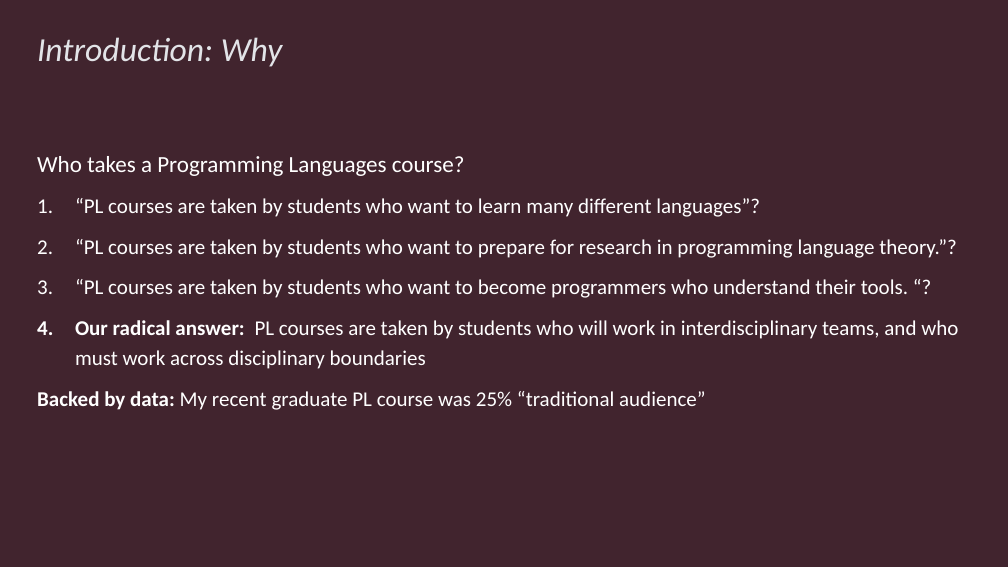
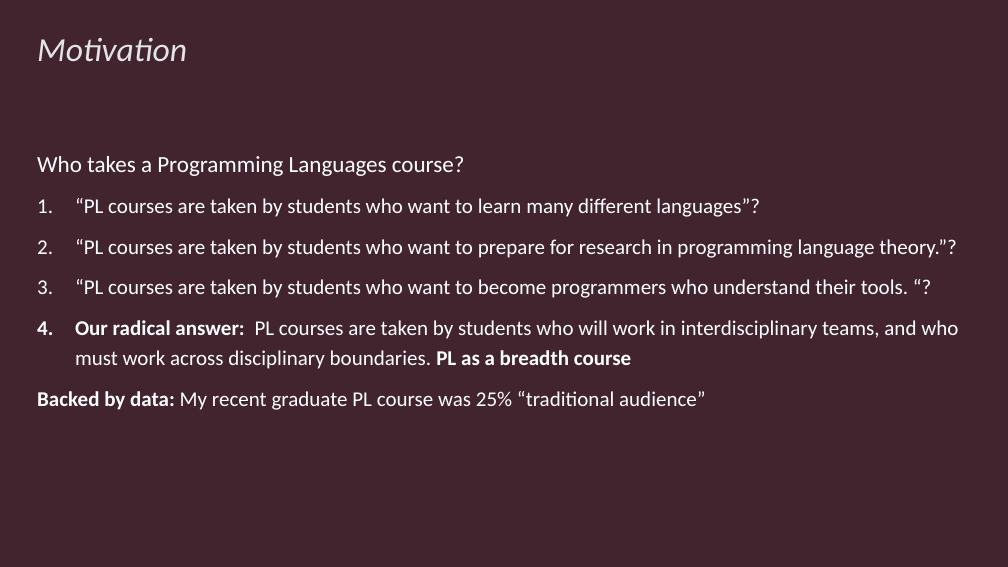
Before and after one commit to rbohrer/pl-course, a slide deck: slide 5 of LectureSlides/SPLASHE23.pptx (slide 6 before the commit). Drawn at 1008x567 pixels with LibreOffice and Linux fonts; fonts in the diff are those of the drawing. Boxes give left, top, right and bottom in pixels: in the first picture for what was removed or moved away, otherwise in the second. Text is boxed around its words. In the diff, an @@ line names an element or a change of style, - is before the commit and + after.

```diff
--- a/LectureSlides/SPLASHE23.pptx
+++ b/LectureSlides/SPLASHE23.pptx
@@ title at box(37, 38, 187, 62): text changed @@
-Introduction: Why
+Motivation
@@ text at box(75, 320, 958, 369): text changed @@
-4. Our radical answer: PL courses are taken by students who will work in interdisciplinary teams, and who must work across disciplinary boundaries
+4. Our radical answer: PL courses are taken by students who will work in interdisciplinary teams, and who must work across disciplinary boundaries. PL as a breadth course
```
Also in this commit, not shown: 12 other slides changed, 2 slides added, 6 slides removed, 2 other files.
